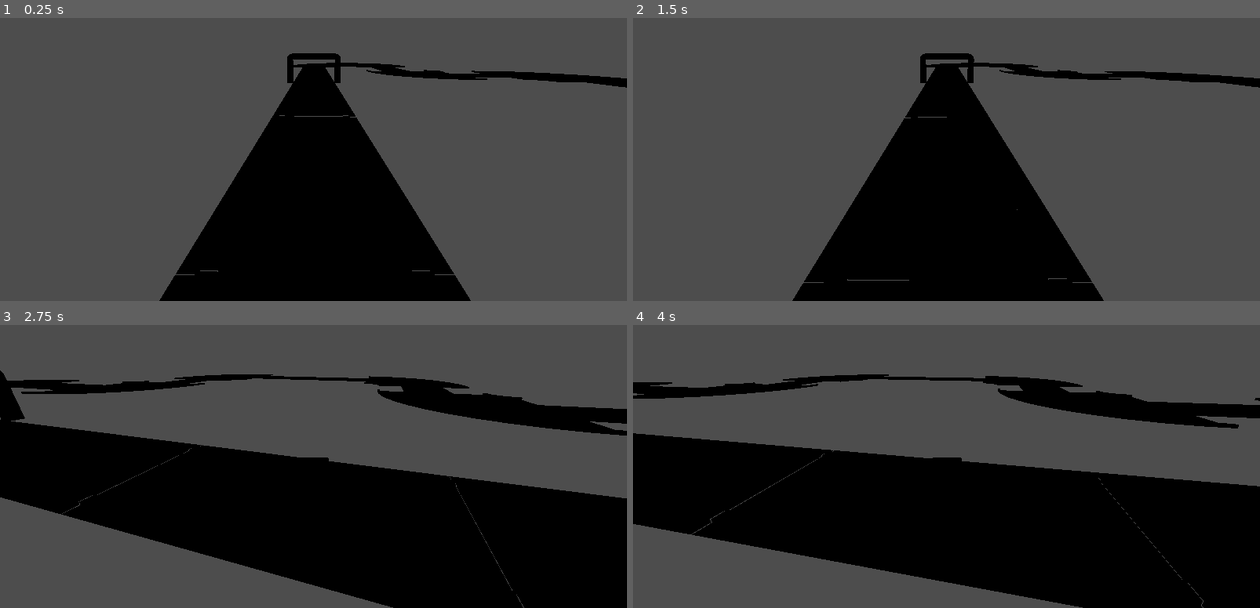
Above: before the commit, frames 1-4 (two rows, left to right).
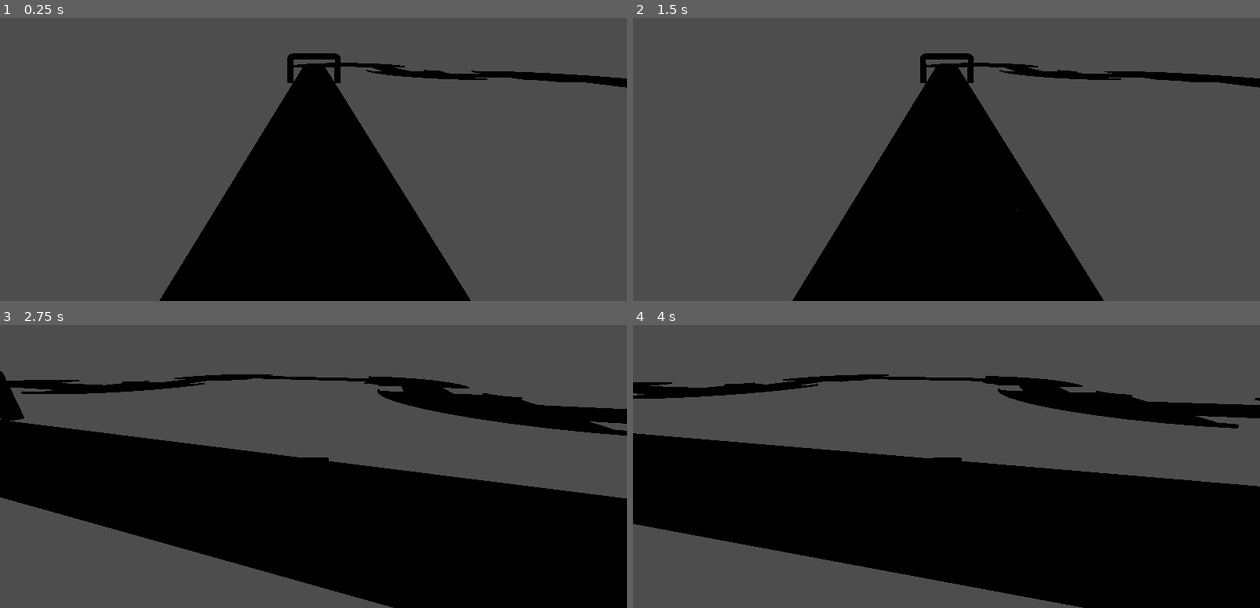
Above: after the commit, the same moments.

Repository: pGabrielVP/carro-godot
Game: Godot game, scene res://pista.tscn
Two runs of this game, one before a commit and one after it. Both use one fixed random seed, a clock stepped at 60 frames per second and the inputs below. The project has no main scene, so this scene is started directly.
Inputs:
- Up to frame 1 (0.25 s): no input
- Up to frame 2 (1.5 s): tap Enter at 0.5 s; hold D (direita_arcade) 0.53-1.28 s; hold Q (acelerador_leve) 0.53-1.28 s; tap Space (embreagem) at 1.25 s; hold Down (marcha_baixo) from 1.28 s (still down); tap W (acelerador_medio) at 1.35 s
- Up to frame 3 (2.75 s): release Down (marcha_baixo) at 2.03 s; hold D (direita_arcade) from 2.03 s (still down); hold E (acelerador_pesado) from 2.03 s (still down)
- Up to frame 4 (4 s): release D (direita_arcade) at 2.78 s; release E (acelerador_pesado) at 2.78 s; hold Up (marcha_cima) 2.78-3.53 s; tap Space (embreagem) at 2.85 s; hold A (esquerda_arcade) from 3.53 s (still down); hold Shift (freio) from 3.53 s (still down)

The runs differ from the first frame. In frame 1, less than 0.1% of the frame differs, in the area x 27-73%, y 13-91%; in frame 2, less than 0.1%; in frame 3, less than 0.1%; in frame 4, less than 0.1%, in the area x 9-91%, y 44-100%.

Commit message:
remove espaços na pista
remove espaços entre os blocos da pista

Diff:
--- a/pista.tscn
+++ b/pista.tscn
@@ -132,7 +132,7 @@
 [node name="pista" type="Node3D"]
 
 [node name="RoadStart" type="MeshInstance3D" parent="."]
-transform = Transform3D(6, 0, 0, 0, 6, 0, 0, 0, 6, 0.389, 0, 21.002)
+transform = Transform3D(6, 0, 0, 0, 6, 0, 0, 0, 6, 0.389, 0, 21.047)
 mesh = ExtResource("1_0fk5m")
 
 [node name="StaticBody3D" type="StaticBody3D" parent="RoadStart"]
@@ -150,7 +150,7 @@
 shape = SubResource("BoxShape3D_vrmrj")
 
 [node name="RoadStartPositions1" type="MeshInstance3D" parent="."]
-transform = Transform3D(6, 0, 0, 0, 6, 0, 0, 0, 6, -0.39, 0, 9.00747)
+transform = Transform3D(6, 0, 0, 0, 6, 0, 0, 0, 6, -0.39, 0, 9.052)
 mesh = ExtResource("2_i6cd8")
 
 [node name="StaticBody3D" type="StaticBody3D" parent="RoadStartPositions1"]
@@ -159,7 +159,7 @@
 shape = SubResource("ConvexPolygonShape3D_72ia2")
 
 [node name="RoadStraightLong" type="MeshInstance3D" parent="."]
-transform = Transform3D(6, 0, 0, 0, 6, 0, 0, 0, 6, -0.393, 0, 33.0029)
+transform = Transform3D(6, 0, 0, 0, 6, 0, 0, 0, 6, -0.393, 0, 33.043)
 mesh = ExtResource("6_ev7r8")
 
 [node name="StaticBody3D" type="StaticBody3D" parent="RoadStraightLong"]
@@ -168,7 +168,7 @@
 shape = SubResource("ConvexPolygonShape3D_7whop")
 
 [node name="RoadStraightLong2" type="MeshInstance3D" parent="."]
-transform = Transform3D(6, 0, 0, 0, 6, 0, 0, 0, 6, -0.393, 0, 44.9999)
+transform = Transform3D(6, 0, 0, 0, 6, 0, 0, 0, 6, -0.393, 0, 45.04)
 mesh = ExtResource("6_ev7r8")
 
 [node name="StaticBody3D" type="StaticBody3D" parent="RoadStraightLong2"]
@@ -511,7 +511,7 @@
 mesh = ExtResource("16_w8vk7")
 
 [node name="RoadStartPositions3" type="MeshInstance3D" parent="."]
-transform = Transform3D(6, 0, 0, 0, 6, 0, 0, 0, 6, -0.39, 0, -3.02413)
+transform = Transform3D(6, 0, 0, 0, 6, 0, 0, 0, 6, -0.39, 0, -2.944)
 mesh = ExtResource("2_i6cd8")
 
 [node name="StaticBody3D" type="StaticBody3D" parent="RoadStartPositions3"]
@@ -529,7 +529,7 @@
 shape = SubResource("ConvexPolygonShape3D_7qyhe")
 
 [node name="RoadStraight3" type="MeshInstance3D" parent="."]
-transform = Transform3D(6, 0, 0, 0, 6, 0, 0, 0, 6, -0.39, 0, -9.0361)
+transform = Transform3D(6, 0, 0, 0, 6, 0, 0, 0, 6, -0.39, 0, -8.941)
 mesh = ExtResource("14_7whop")
 
 [node name="StaticBody3D" type="StaticBody3D" parent="RoadStraight3"]
